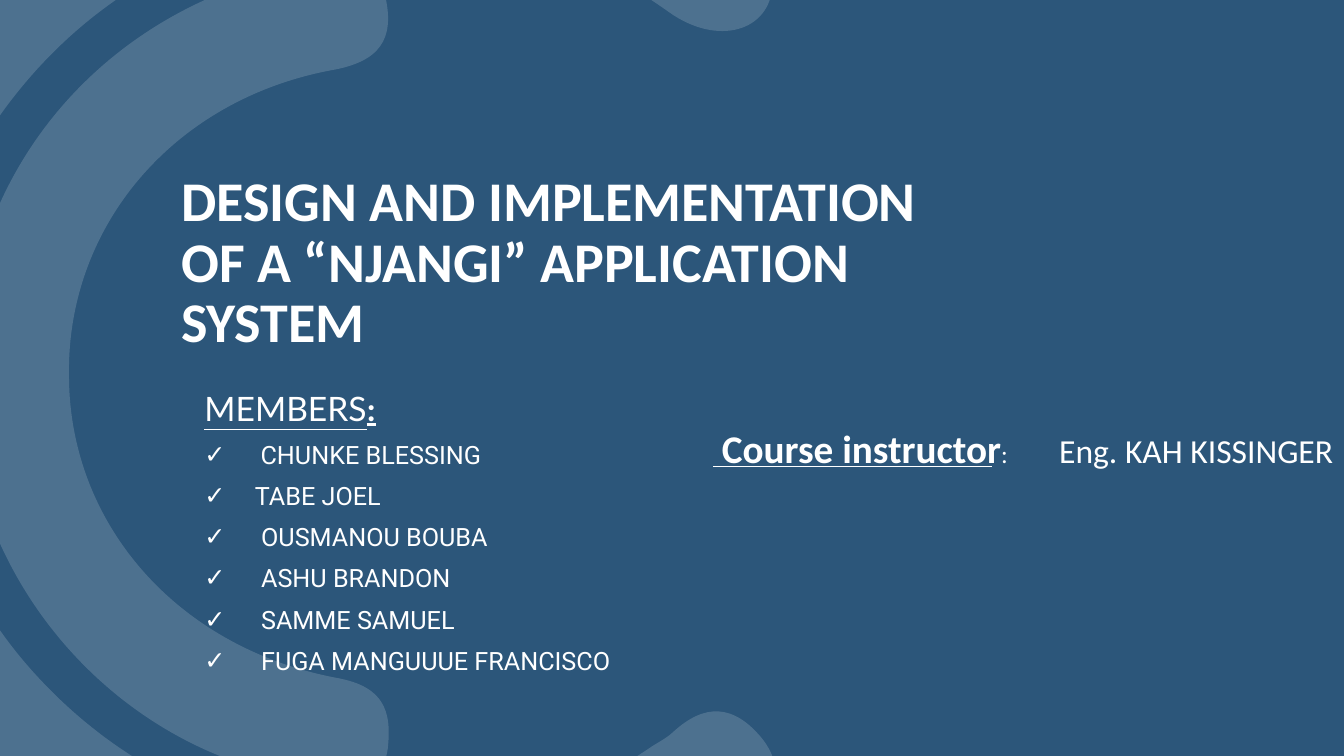
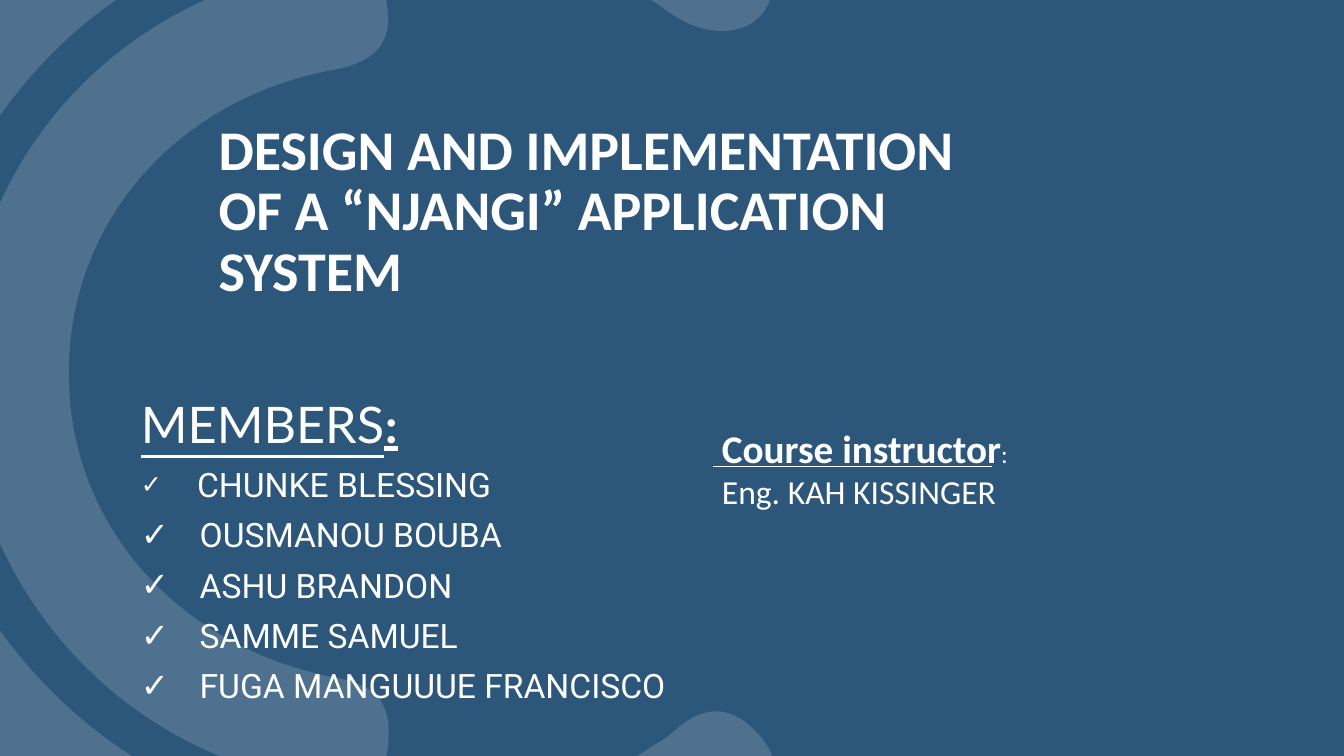
Before and after one commit to Njangi-Association/Njangi-App, a slide deck: slide 1 of Presentation title.pptx. Drawn at 1344x756 pixels with LibreOffice and Linux fonts; fonts in the diff are those of the drawing; background and template pictures are left out. Boxes give left, top, right and bottom in pixels: in the first picture for what was removed or moved away, otherwise in the second. Text is boxed around its words. In the diff, an @@ line names an element or a change of style, - is before the commit and + after.

```diff
--- a/Presentation title.pptx
+++ b/Presentation title.pptx
@@ title "DESIGN AND IMPLEMENTATION OF A ...": place and size @@
-title "DESIGN AND IMPLEMENTATION OF A ..." at box(181, 184, 915, 343)
+title "DESIGN AND IMPLEMENTATION OF A ..." at box(219, 133, 953, 292)
@@ subtitle "MEMBERS:": place and size @@
-subtitle "MEMBERS:" at box(204, 396, 610, 671)
+subtitle "MEMBERS:" at box(141, 406, 665, 699)
@@ subtitle "MEMBERS:" at box(141, 406, 665, 699): size 24 to 36 pt in "MEMBERS:"; size 18 to 24 pt in "CHUNKE BLESSING", "OUSMANOU BOUBA", "ASHU BRANDON", "SAMME SAMUEL" and 1 more places @@
@@ text at box(722, 435, 1001, 510): text changed @@
-Course instructor: Eng. KAH KISSINGER
+Course instructor:
+Eng. KAH KISSINGER
@@ subtitle at box(255, 487, 381, 506): paragraph removed @@
-✓ TABE JOEL
```
Also in this commit, not shown: 15 other slides changed, 6 slides added, 2 slides removed.
